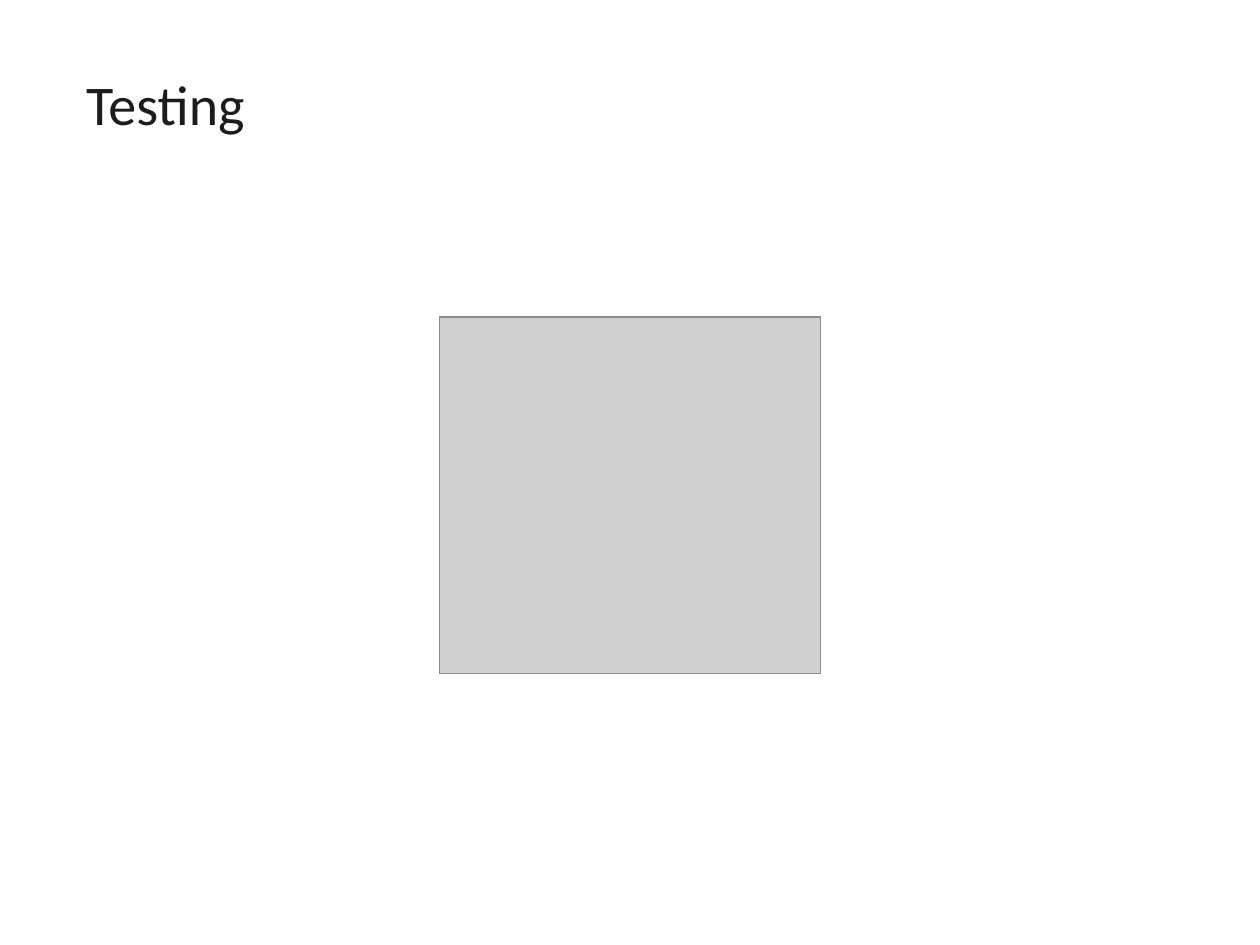
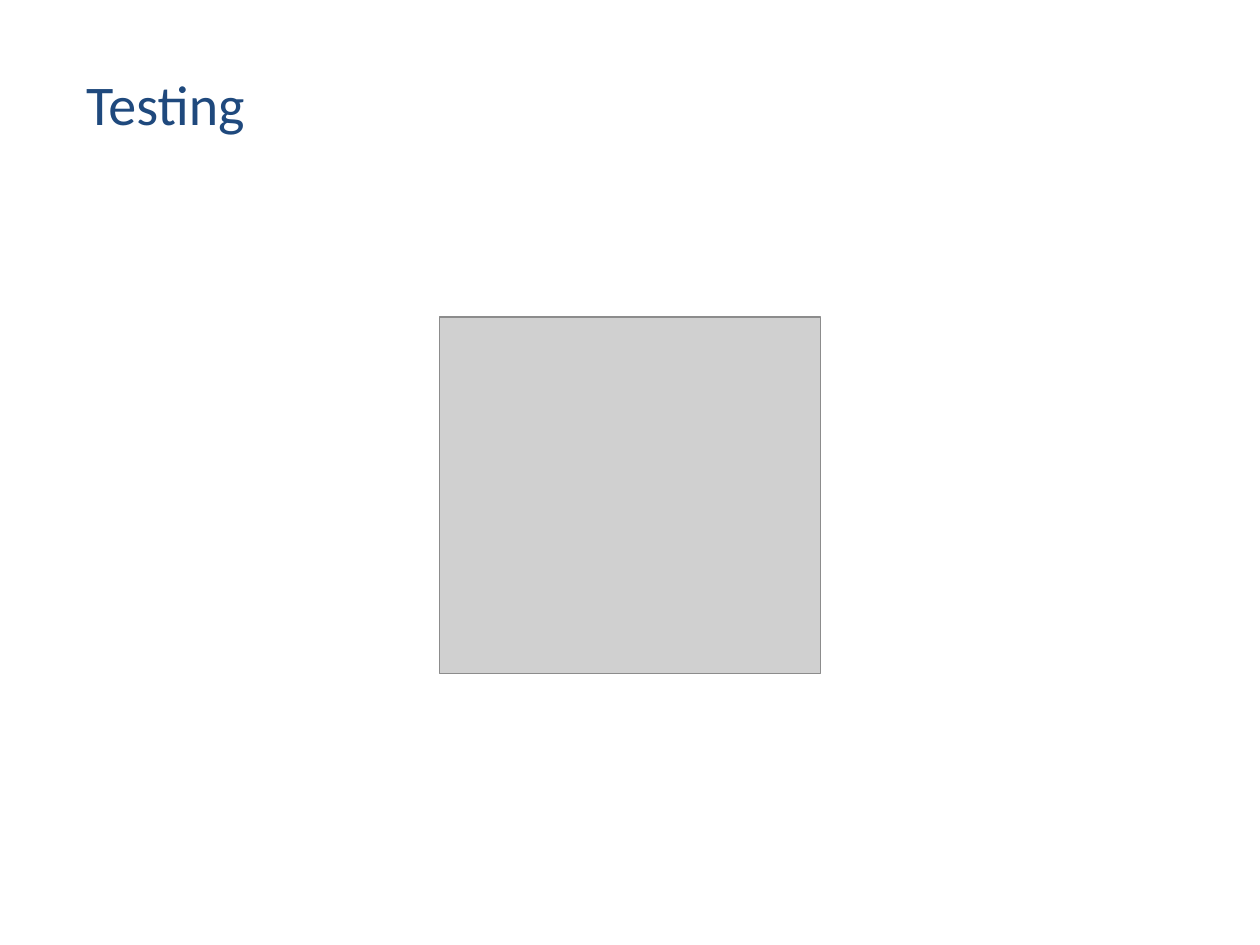
Before and after one commit to vishnumvn/AngularJS_Tut, a slide deck: slide 83 of Materials/Angular_Module02.ppt. Drawn at 1260x945 pixels with LibreOffice and Linux fonts; fonts in the diff are those of the drawing; grey boxes stand for pictures. Boxes give left, top, right and bottom in pixels: in the first picture for what was removed or moved away, otherwise in the second. Text is boxed around its words. In the diff, an @@ line names an element or a change of style, - is before the commit and + after.

```diff
--- a/Materials/Angular_Module02.ppt
+++ b/Materials/Angular_Module02.ppt
@@ title "Testing" at [86, 86, 244, 135]: text colour #1C1C1C to #1F497D @@
```
Also in this commit, not shown: 116 other slides changed, 57 other files.
